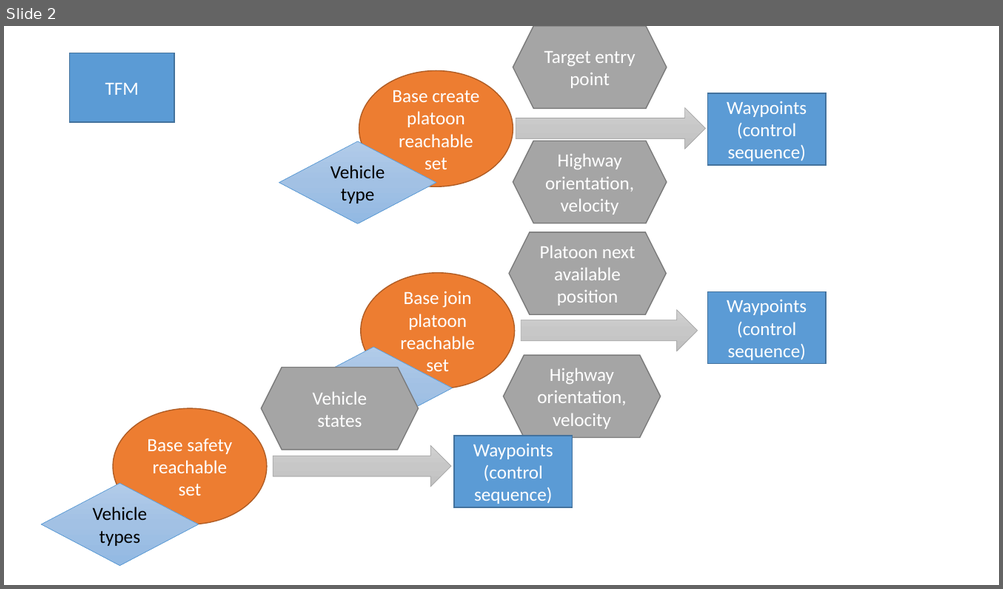
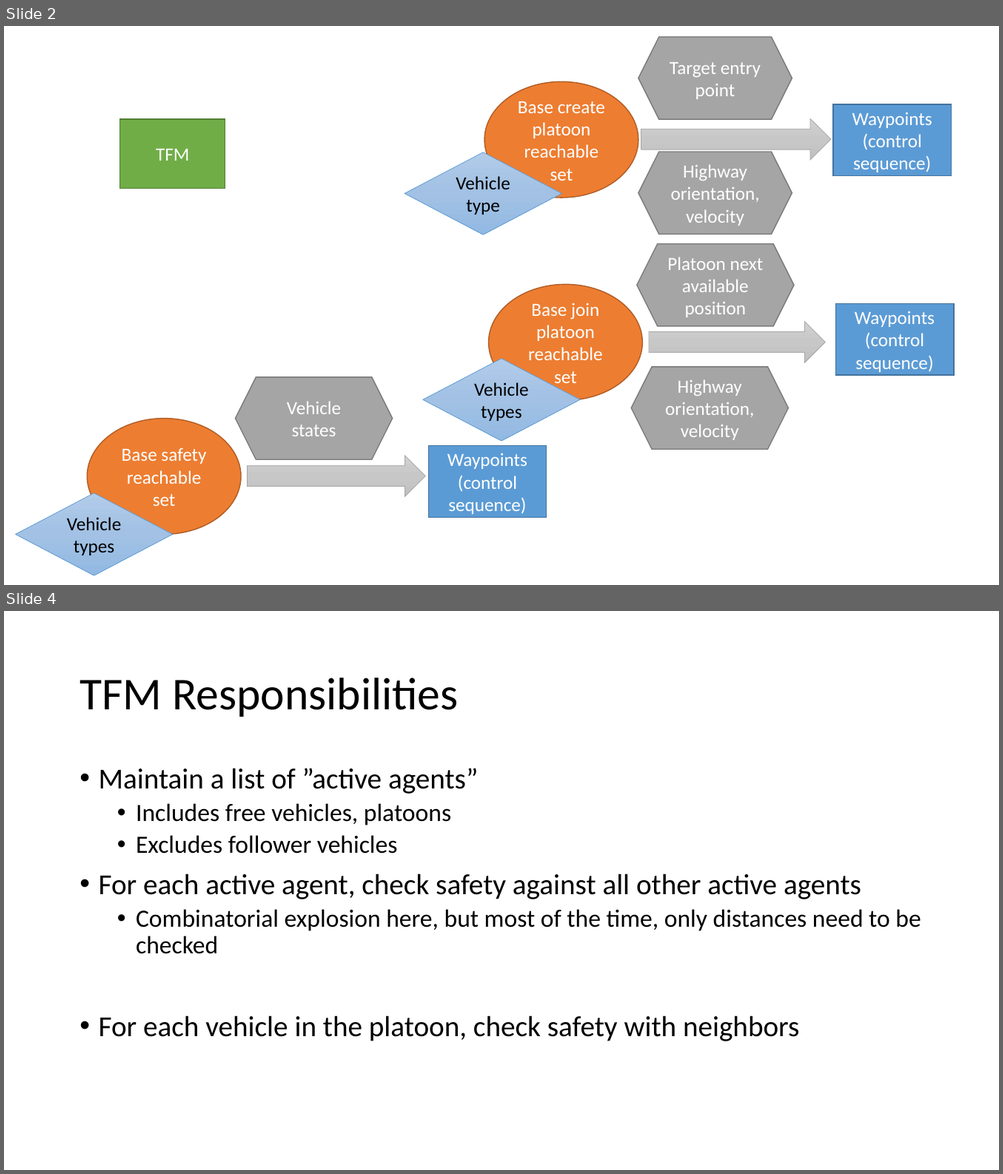
Before and after one commit to HJReachability/UTM, a slide deck: docs/Airspace Structure.pptx. Shown one above the other, each under a label of ours: slide 2 before the commit, slides 2 and 4 after it; the slides between them are not shown. The pictures are 1003x589 and 1003x1174 pixels, drawn with LibreOffice and Linux fonts; fonts in the diff are those of the drawing. Boxes give left, top, right and bottom in pixels: in the first picture for what was removed or moved away, otherwise in the second. Text is boxed around its words. In the diff, an @@ line names an element or a change of style, - is before the commit and + after.

Commit message:
Implemented safety checking and absolute target liveness functions and everything needed for the functions in the frame work of the TFM.

```diff
--- a/docs/Airspace Structure.pptx
+++ b/docs/Airspace Structure.pptx
@@ slide 4 added at (4,611,999,1170), background #FFFFFF @@
@@ title added at (79,678,458,717), 44 pt, text #000000 @@
+TFM Responsibilities
@@ text added at (99,768,920,1042), 28 pt, text #000000 @@
+• Maintain a list of ”active agents”
+  • Includes free vehicles, platoons
+  • Excludes follower vehicles
+• For each active agent, check safety against all other active agents
+  • Combinatorial explosion here, but most of the time, only distances need to be checked
+• For each vehicle in the platoon, check safety with neighbors
@@ slide 2 changed as well @@
@@ rectangle "TFM": place and size @@
-rectangle "TFM" at (70,53,175,122)
+rectangle "TFM" at (120,119,225,189)
@@ rectangle "TFM" at (120,119,225,189): fill #5B9BD5 to #70AD47; outline #43739E 1 pt to #538035 1 pt @@
@@ 3 hexagons, 2 ellipses, 2 rectangles, 2 right arrows, 1 diamond: place and size @@
-3 hexagons, 2 ellipses, 2 rectangles, 2 right arrows, 1 diamond at (279,26,825,389)
+3 hexagons, 2 ellipses, 2 rectangles, 2 right arrows, 1 diamond at (404,37,953,401)
@@ diamond "Vehicle types": place and size @@
-diamond "Vehicle types" at (295,348,452,429)
+diamond "Vehicle types" at (423,359,579,441)
@@ hexagon "Highway orientation, velocity": place and size @@
-hexagon "Highway orientation, velocity" at (504,356,660,438)
+hexagon "Highway orientation, velocity" at (632,367,788,449)
@@ 1 rectangle, 1 ellipse, 1 hexagon, 1 diamond, 1 right arrow: place and size @@
-1 rectangle, 1 ellipse, 1 hexagon, 1 diamond, 1 right arrow at (41,368,572,565)
+1 rectangle, 1 ellipse, 1 hexagon, 1 diamond, 1 right arrow at (15,378,546,576)
```
Also in this commit, not shown: 1 other slide changed, 4 other slides added, 34 other files.
